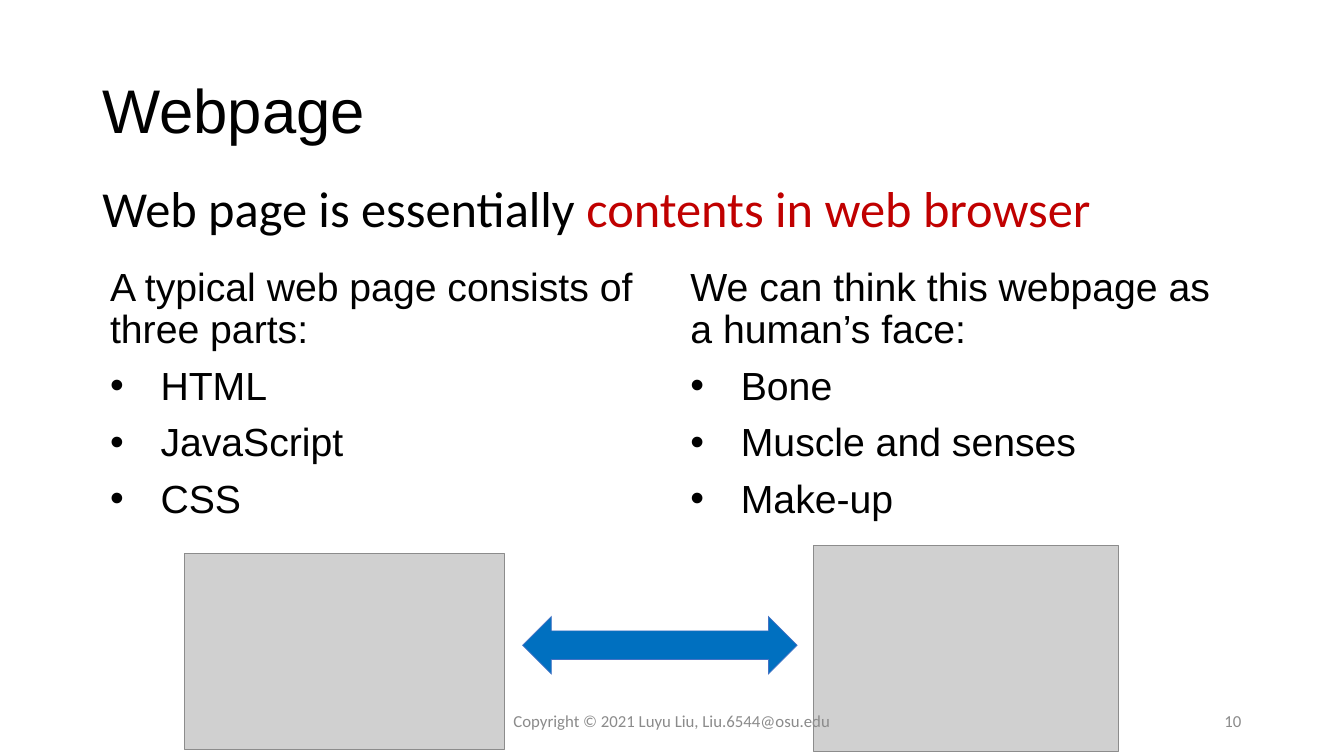
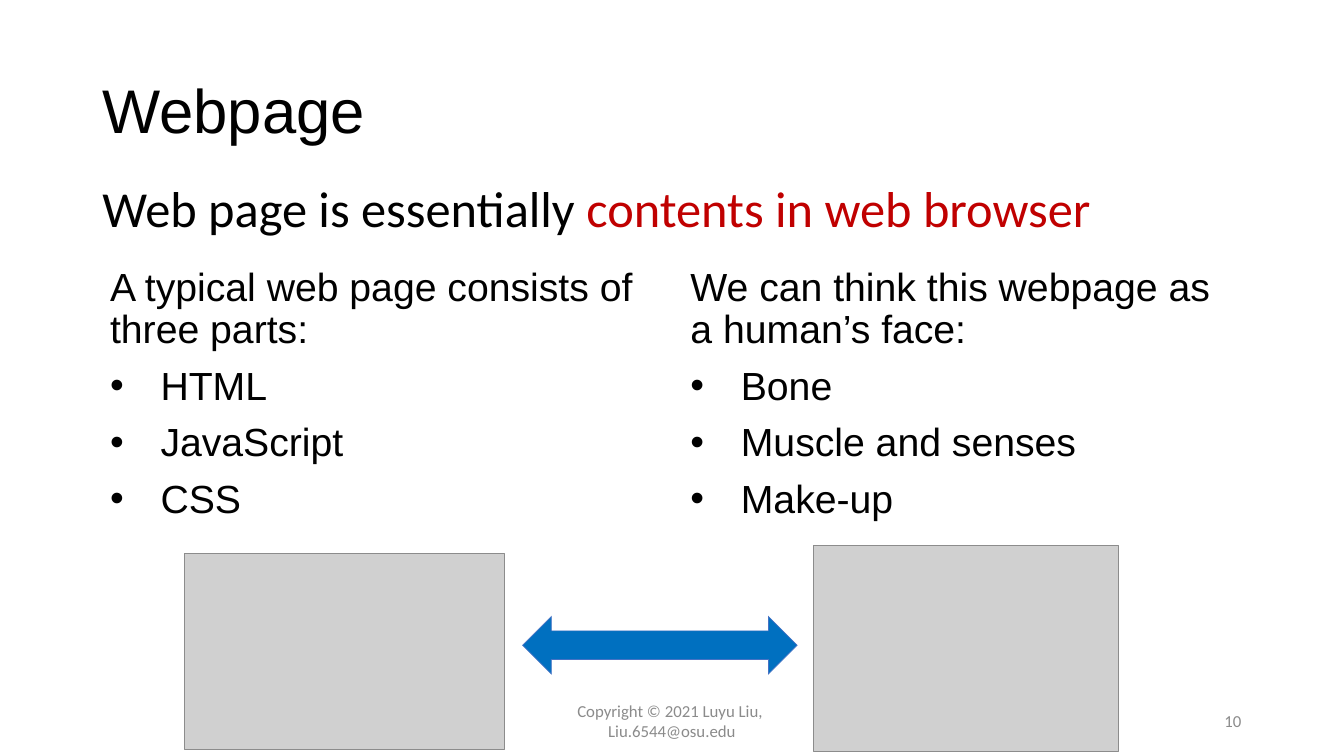
Before and after one commit to xiaohuiliugis/UCGIS-Fullstack-Geovisualization-Workshop, a slide deck: slide 10 of doc/presentation.pptx. Drawn at 1344x756 pixels with LibreOffice and Linux fonts; fonts in the diff are those of the drawing; grey boxes stand for pictures; background and template pictures are left out. Boxes give left, top, right and bottom in pixels: in the first picture for what was removed or moved away, otherwise in the second. Text is boxed around its words. In the diff, an @@ line names an element or a change of style, - is before the commit and + after.

```diff
--- a/doc/presentation.pptx
+++ b/doc/presentation.pptx
@@ text at [577, 705, 763, 739]: text changed @@
-Copyright © 2021 Luyu Liu, Liu.6544@osu.edu
+Copyright © 2021 Luyu Liu,
+Liu.6544@osu.edu
```
Also in this commit, not shown: 17 other slides changed.
